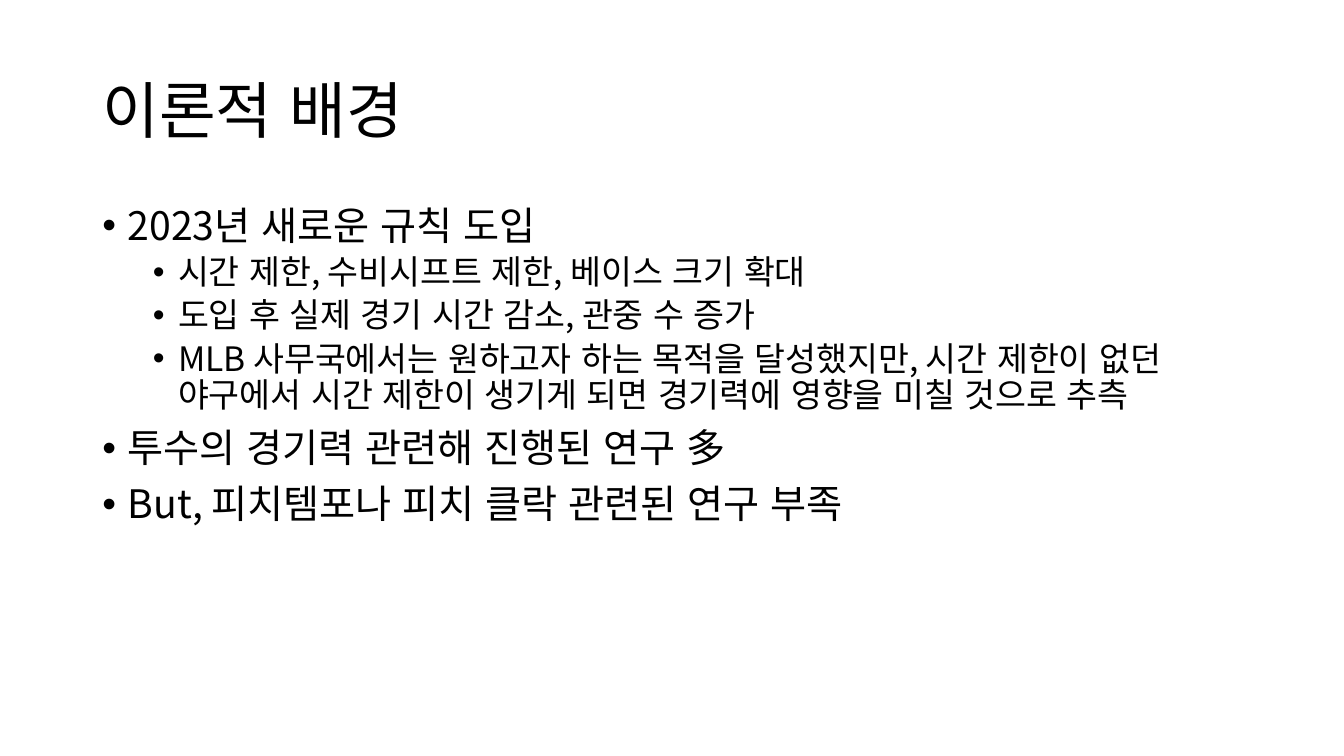
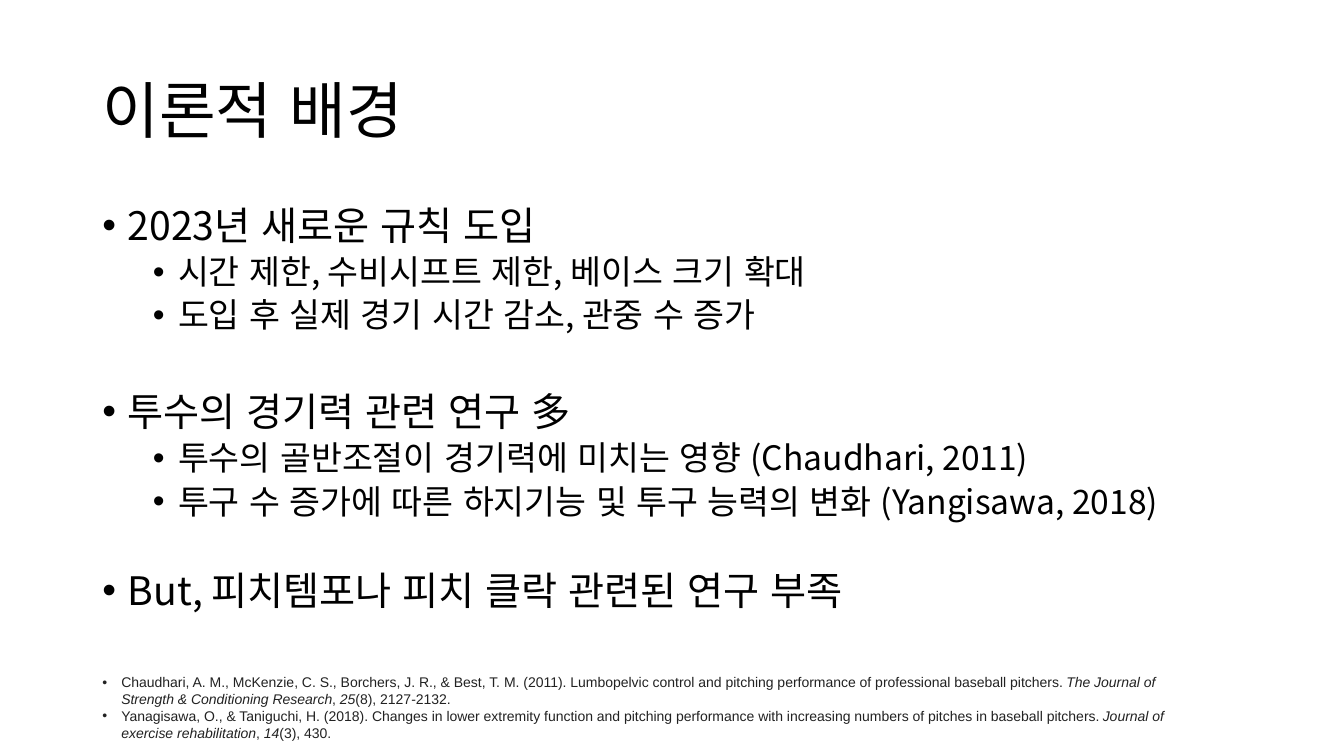
Before and after one commit to Tae-Hyeon-Kim/Statcast, a slide deck: slide 4 of 0304 연구 계획서 발표.pptx (slide 3 before the commit). Drawn at 1344x756 pixels with LibreOffice and Linux fonts; fonts in the diff are those of the drawing. Boxes give left, top, right and bottom in pixels: in the first picture for what was removed or moved away, otherwise in the second. Text is boxed around its words. In the diff, an @@ line names an element or a change of style, - is before the commit and + after.

```diff
--- a/0304 연구 계획서 발표.pptx
+++ b/0304 연구 계획서 발표.pptx
@@ text at [128, 393, 1158, 523]: text changed @@
-  • MLB 사무국에서는 원하고자 하는 목적을 달성했지만, 시간 제한이 없던 야구에서 시간 제한이 생기게 되면 경기력에 영향을 미칠 것으로 추측
-• 투수의 경기력 관련해 진행된 연구 多
+• 투수의 경기력 관련 연구 多
+  • 투수의 골반조절이 경기력에 미치는 영향 (Chaudhari, 2011)
+  • 투구 수 증가에 따른 하지기능 및 투구 능력의 변화 (Yangisawa, 2018)
@@ text added at [121, 677, 1164, 741], 10 pt, text #222222 @@
+• Chaudhari, A. M., McKenzie, C. S., Borchers, J. R., & Best, T. M. (2011). Lumbopelvic control and pitching performance of professional baseball pitchers. The Journal of Strength & Conditioning Research, 25(8), 2127-2132.
+• Yanagisawa, O., & Taniguchi, H. (2018). Changes in lower extremity function and pitching performance with increasing numbers of pitches in baseball pitchers. Journal of exercise rehabilitation, 14(3), 430.
```
Also in this commit, not shown: 3 other slides changed, 1 slide added.
